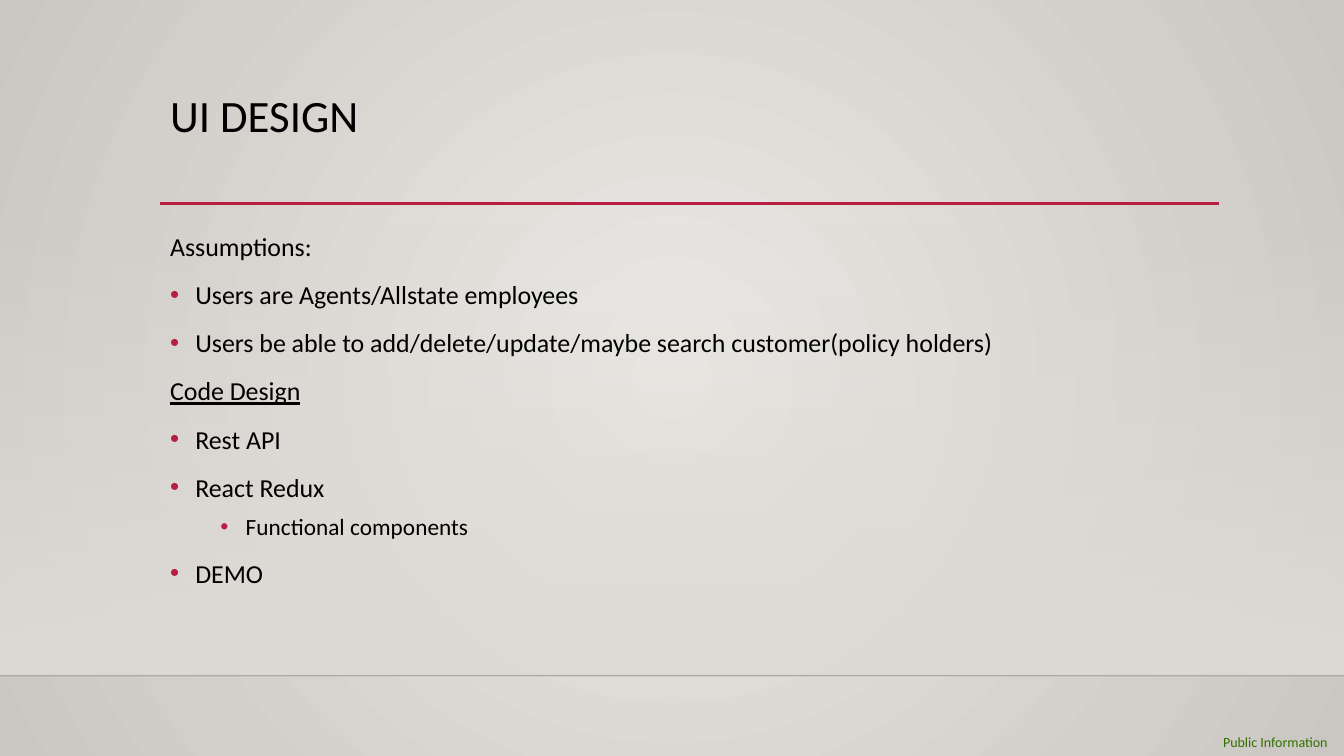
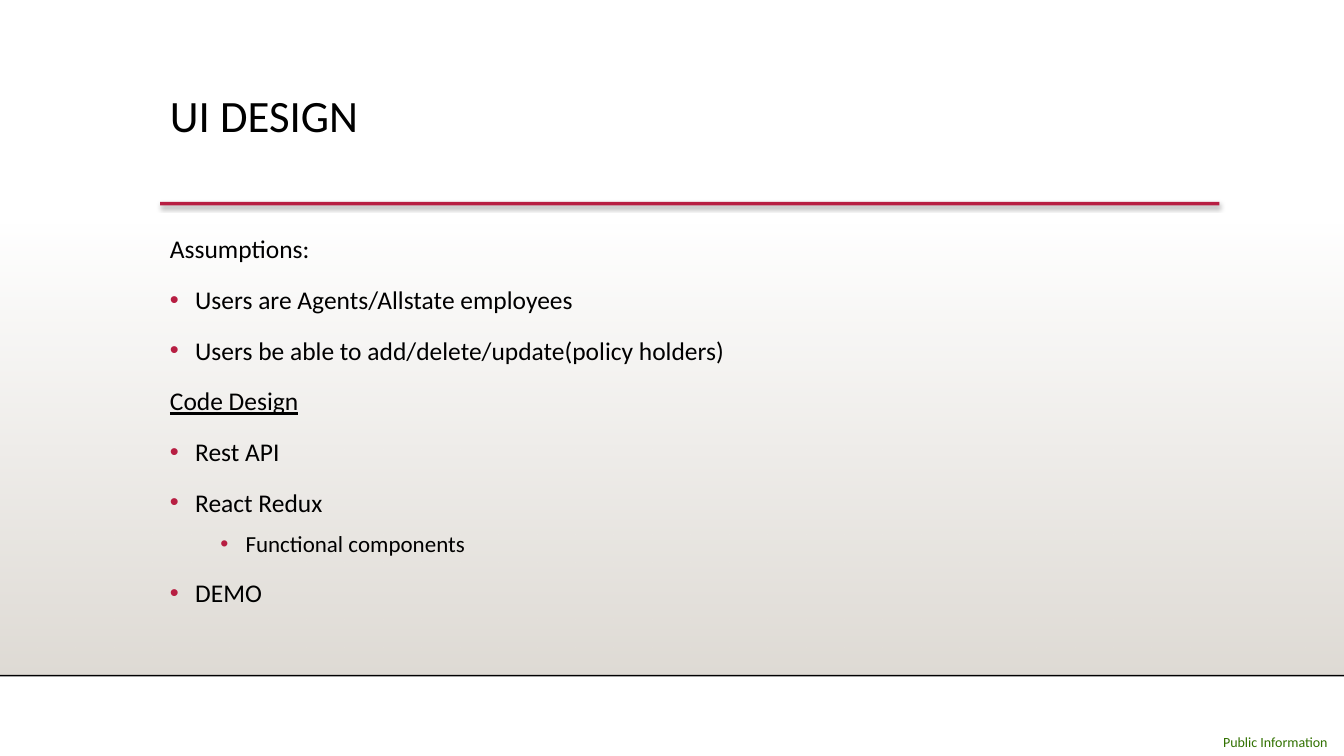
Before and after one commit to achuu126/CEMEFinalProject, a slide deck: slide 6 of CEME Team 2.pptx (slide 5 before the commit). Drawn at 1344x756 pixels with LibreOffice and Linux fonts; fonts in the diff are those of the drawing; background and template pictures are left out. Boxes give left, top, right and bottom in pixels: in the first picture for what was removed or moved away, otherwise in the second. Text is boxed around its words. In the diff, an @@ line names an element or a change of style, - is before the commit and + after.

```diff
--- a/CEME Team 2.pptx
+++ b/CEME Team 2.pptx
@@ background gradient #ECEAE7 to #CAC7C1 to #FFFFFF @@
@@ line (160, 204) - (1220, 204): stroke #B71E42 2.5 pt to #B71E42 2.49 pt @@
@@ text at (170, 240, 572, 602): size 18.5 to 18.2 pt in "Assumptions:", "Users are Agents/Allstate employees", "Code Design", "Rest API" and 2 more places; size 16.6 to 16.4 pt in "Functional components"; line spacing 1.1 to 1.2 @@
@@ text at (195, 341, 724, 364): text changed; size 18.5 to 18.2 pt @@
-• Users be able to add/delete/update/maybe search customer(policy holders)
+• Users be able to add/delete/update(policy holders)
@@ line (0, 676) - (1344, 676): stroke #000001 1 pt to #000001 0.99 pt @@
```
Also in this commit, not shown: 9 other slides changed, 1 slide added.
